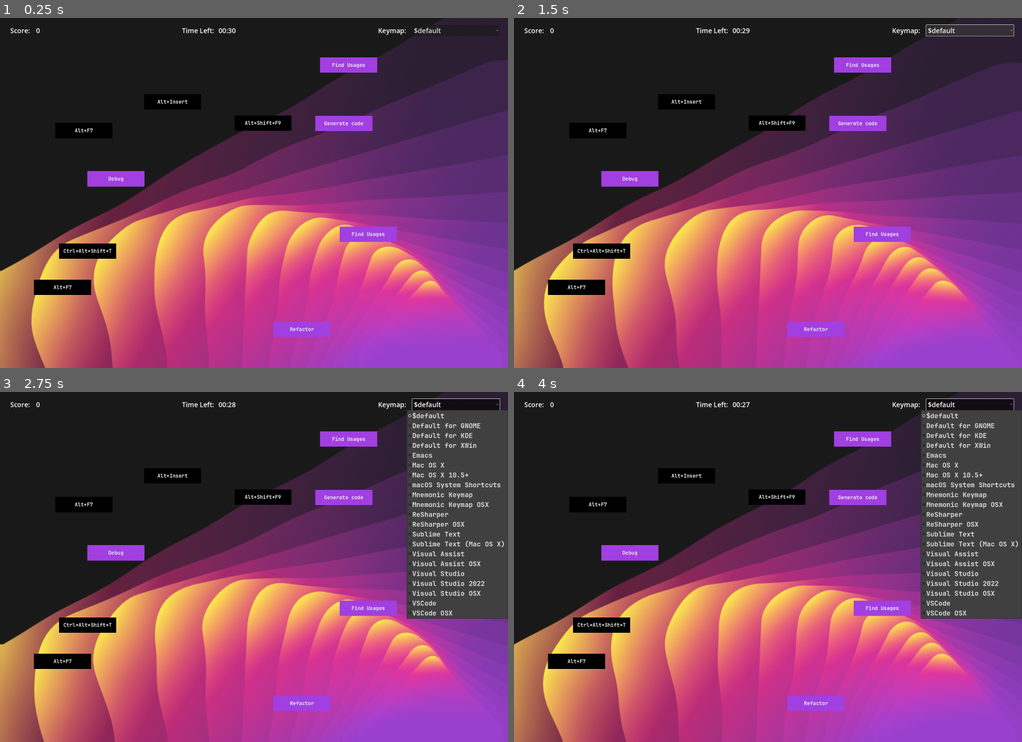
Above: before the commit, frames 1-4 (two rows, left to right).
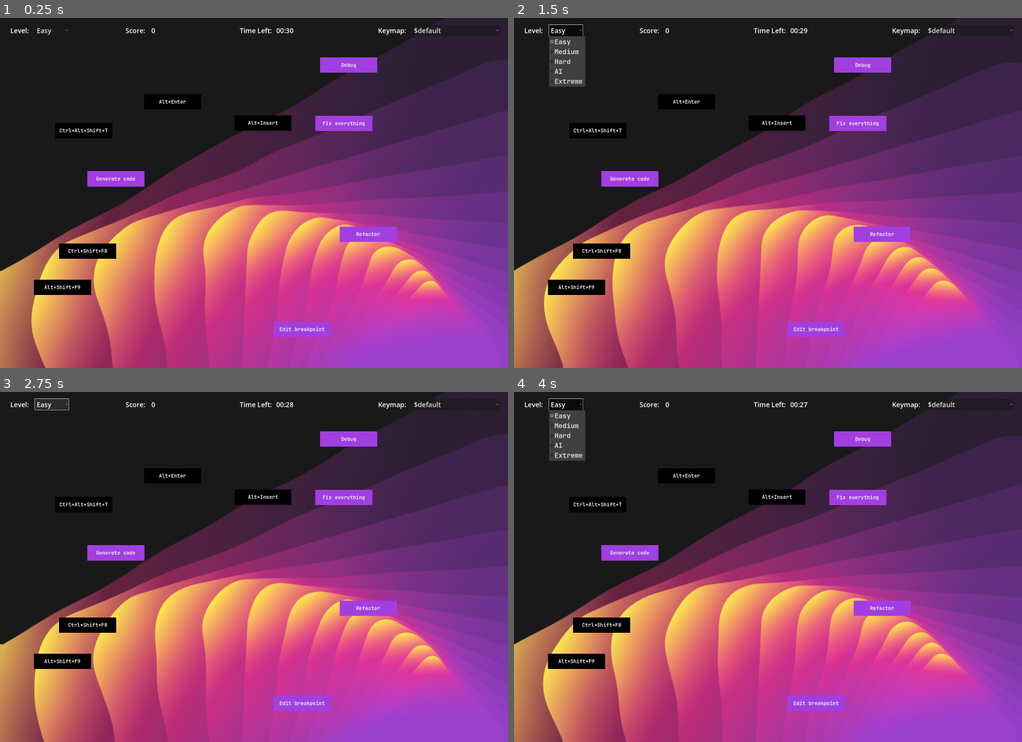
Above: after the commit, the same moments.

Repository: khalidabuhakmeh/godot-drag-drop-quiz
Game: Godot game, scene res://scenes/main.tscn
The game is run twice, just before and just after one commit, with the same random seed, the same clock (stepped at 60 frames per second) and the same inputs.
Inputs:
- Up to frame 1 (0.25 s): no input
- Up to frame 2 (1.5 s): click "$default" at 0.5 s; click "$default" (after the commit: "Easy") at 1.25 s
- Up to frame 3 (2.75 s): click "$default" (after the commit: "Easy") at 2 s
- Up to frame 4 (4 s): click "$default" at 2.75 s; click "$default" (after the commit: "Easy") at 3.5 s

The runs differ from the first frame. In frame 1, 0.8% of the frame differs, in the area x 2-76%, y 2-90%; in frame 2, 1.9%; in frame 3, 13%; in frame 4, 14%, in the area x 2-100%, y 1-90%.

Commit message:
Make random selected exclude previously selected keys

Diff:
--- a/scenes/main.tscn
+++ b/scenes/main.tscn
@@ -51,6 +51,21 @@
 [node name="HFlowContainer" type="HFlowContainer" parent="CanvasLayer/MarginContainer"]
 layout_mode = 2
 alignment = 1
+
+[node name="LevelsContainer" type="HBoxContainer" parent="CanvasLayer/MarginContainer/HFlowContainer"]
+layout_mode = 2
+size_flags_horizontal = 3
+
+[node name="Label" type="Label" parent="CanvasLayer/MarginContainer/HFlowContainer/LevelsContainer"]
+layout_mode = 2
+theme_override_font_sizes/font_size = 32
+text = "Level:   "
+metadata/_edit_use_anchors_ = true
+
+[node name="OptionButton" type="OptionButton" parent="CanvasLayer/MarginContainer/HFlowContainer/LevelsContainer"]
+layout_mode = 2
+theme = SubResource("Theme_57xqa")
+allow_reselect = true
 
 [node name="ScoreContainer" type="HBoxContainer" parent="CanvasLayer/MarginContainer/HFlowContainer"]
 layout_mode = 2
@@ -164,5 +179,6 @@
 [node name="Camera2D" type="Camera2D" parent="."]
 anchor_mode = 0
 
+[connection signal="item_selected" from="CanvasLayer/MarginContainer/HFlowContainer/LevelsContainer/OptionButton" to="." method="_on_option_button_item_selected"]
 [connection signal="item_selected" from="CanvasLayer/MarginContainer/HFlowContainer/KeymapContainer/OptionButton" to="." method="_on_option_button_item_selected"]
 [connection signal="pressed" from="CanvasLayer/EndScreen/VBoxContainer/Button" to="." method="_on_button_pressed"]
--- a/scripts/Key.gd
+++ /dev/null
@@ -1,31 +0,0 @@
-extends Draggable
-
-@export var target: Draggable
-
-@onready var collision_shape:CollisionShape2D = $CollisionShape2D
-@onready var control: Control = $Panel/Control
-
-# Called when the node enters the scene tree for the first time.
-func _ready() -> void:
-	collision_shape.shape.extents = control.get_rect()
-	pass # Replace with function body.
-
-# Called every frame. 'delta' is the elapsed time since the previous frame.
-func _process(delta: float) -> void:
-	super._process(delta)
-	if target.locked:
-		follow()
-	pass
-
-func _on_area_entered(area: Area2D) -> void:
-	if area == target:
-		follow()
-		target.locked = true;
-		target.reset(100)
-		StateManager.increment_score()
-	pass # Replace with function body.
-
-func follow() -> void:
-	var shape = target.get_shape()
-	target.position = position
-	target.position.x -= shape.x
--- a/scripts/StateManager.gd
+++ b/scripts/StateManager.gd
@@ -4,10 +4,10 @@
 signal time_changed(time: String)
 signal round_finished()
 signal round_start()
+signal layout_changed(layout:Layout)
+signal level_changed(level:Level)
 
 const POINTS = 100
-
-@export var current_level_name = "Medium" # todo: make selectable
 
 @export var currently_dragging: Draggable
 @export var round_time = 61
@@ -27,22 +27,26 @@
 @export var layouts: Array[Layout];
 @export var actions: Array[Action];
 @export var levels: Array[Level];
-@export var current_layout: Layout:
+@export var selected_layout: Layout:
 	set(value):
 		layout_changed.emit(value)
-		current_layout = value
+		selected_layout = value
+
+@export var selected_level: Level:
+	set(value):
+		level_changed.emit(value)
+		selected_level = value
 
 var current_solved: Array[ActionShortcutCombo]
 
-signal layout_changed(layout:Layout);
+var previously_selected_keys: Array[String]
 
 # Called when the node enters the scene tree for the first time.
 func _ready() -> void:
 	process_keymaps()
 	process_levels()
-	current_layout = layouts[0] # set to $default
-	var random = get_random_level_action(current_level_name)
-	random.print_debug()
+	selected_layout = layouts[0] # set to $default
+	selected_level = levels[0]
 	time_left = round_time
 	round_start.emit()
 
@@ -152,15 +156,15 @@
 
 	return new_action
 
-func get_random_level_action(level_name: String) -> ActionShortcutCombo:
-
-	var filter_level_by_level_name = func(s: Level):
-		return s.level_name == level_name
-
-	var filter_shortcut_by_layout = func(s: ShortcutCombo):
-		return s.layout_name == current_layout.layout_name
-
-	var filter_actions_by_layout = func(s: Action):
+func get_random_level_action() -> ActionShortcutCombo:
+
+	var filter_level_by_level_name = func(s: Level) -> bool:
+		return s.level_name == selected_level.level_name
+
+	var filter_shortcut_by_layout = func(s: ShortcutCombo) -> bool:
+		return s.layout_name == selected_layout.layout_name
+
+	var filter_actions_by_layout = func(s: Action) -> bool:
 		return s.shortcuts.any(filter_shortcut_by_layout)
 
 	var level = levels.filter(filter_level_by_level_name)[0]
@@ -172,9 +176,19 @@
 		var included_level = levels.filter(filter_level_by_included_level_name)[0]
 		level_actions.append_array(included_level.actions)
 
-	var action_in_layout = level_actions.filter(filter_actions_by_layout).pick_random()
-	var shorcut_in_layout = action_in_layout.shortcuts.filter(filter_shortcut_by_layout).pick_random()
-	return ActionShortcutCombo.new(action_in_layout, shorcut_in_layout)
+	var pick_one = func() -> ActionShortcutCombo:
+		var action_in_layout = level_actions.filter(filter_actions_by_layout).pick_random()
+		var shortcut_in_layout = action_in_layout.shortcuts.filter(filter_shortcut_by_layout).pick_random()
+		return ActionShortcutCombo.new(action_in_layout, shortcut_in_layout)
+
+	var result: ActionShortcutCombo = pick_one.call()
+	var is_unique = previously_selected_keys.find(result.key) == -1
+	while !is_unique:
+		result = pick_one.call()
+		is_unique = previously_selected_keys.find(result.key) == -1
+
+	previously_selected_keys.push_back(result.key)
+	return result
 
 func increment_score(shortcut_combo: ActionShortcutCombo) -> void:
 	score += POINTS;
@@ -198,8 +212,9 @@
 		time_changed.emit(time)
 
 func reset() -> void:
-	round_start.emit()
+	previously_selected_keys.clear()
 	current_solved.clear()
+	time_left = round_time
 	is_playing = true
 	score = 0
-	time_left = round_time
+	round_start.emit()
--- a/scripts/main.gd
+++ b/scripts/main.gd
@@ -1,8 +1,10 @@
 extends Node2D
 
-@onready var options: OptionButton = $CanvasLayer/MarginContainer/HFlowContainer/KeymapContainer/OptionButton
+@onready var layouts: OptionButton = $CanvasLayer/MarginContainer/HFlowContainer/KeymapContainer/OptionButton
+@onready var levels: OptionButton = $CanvasLayer/MarginContainer/HFlowContainer/LevelsContainer/OptionButton
 @onready var score_label: Label = $CanvasLayer/MarginContainer/HFlowContainer/ScoreContainer/Value
 @onready var countdown_label: Label = $CanvasLayer/MarginContainer/HFlowContainer/CountdownContainer/Value
+@onready var level_label: Label = $CanvasLayer/MarginContainer/HFlowContainer/LevelsContainer/Label
 @onready var end_screen = $CanvasLayer/EndScreen
 @onready var play_field = $CanvasLayer
 
@@ -25,9 +27,14 @@
 	randomize()
 
 	for layout in StateManager.layouts:
-		options.add_item(layout.layout_name)
+		layouts.add_item(layout.layout_name)
 
-	StateManager.current_layout = StateManager.layouts[options.selected]
+	for level: Level in StateManager.levels:
+		levels.add_item(level.level_name)
+
+	StateManager.selected_layout = StateManager.layouts[layouts.selected]
+	StateManager.selected_level = StateManager.levels[levels.selected]
+
 	StateManager.score_changed.connect(update_score)
 	StateManager.time_changed.connect(update_timer)
 	StateManager.reset()
@@ -53,16 +60,17 @@
 	for i in total_pairs:
 		var instance = pair_scene.instantiate()
 		# review: need to make sure the combos are unique
-		instance.shortcut_combo = StateManager.get_random_level_action(StateManager.current_level_name)
+		instance.shortcut_combo = StateManager.get_random_level_action()
 		instance.set_random_position(window_size)
 		instance.add_to_group("pieces")
 		play_field.add_child(instance)
 
-func _on_option_button_item_selected(index: int) -> void:
-	StateManager.current_layout = StateManager.layouts[index]
+func _on_option_button_item_selected(_index: int) -> void:
+	StateManager.selected_layout = StateManager.layouts[layouts.selected]
+	StateManager.selected_level = StateManager.levels[levels.selected]
 	StateManager.reset()
 	randomize_shortcuts()
 	end_screen.visible = false
 
 func _on_button_pressed() -> void:
-	_on_option_button_item_selected(options.selected)
+	_on_option_button_item_selected(0)
